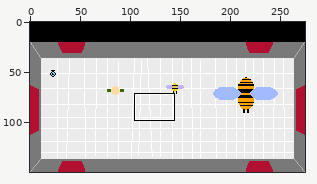
Two versions of one pixel-art file, sprites/gamescreen.ase. Above, an overview of the earlier version with the close-up marked.
Close-up. Earlier state:
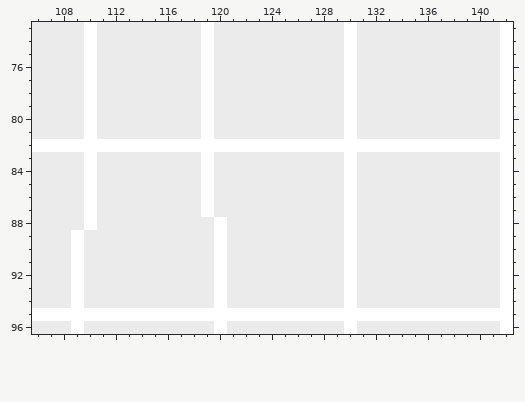
275x150 pixels, 1 frame. Shown: x 106..142, y 73..96.
Now the later version:
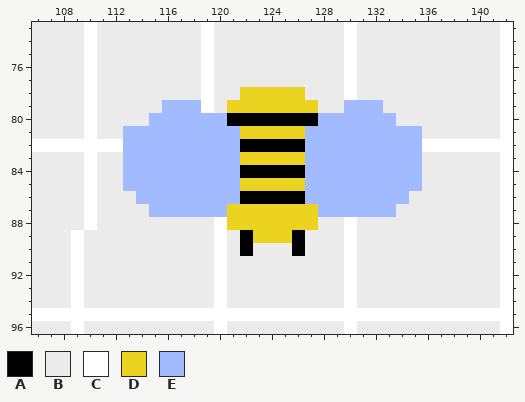
Palette (. is transparent): A #000000  B #ebebeb  C #ffffff  D #ebd320  E #a2baff
Diff:
layer "bumblebee" added
Layer "bumblebee":
y 78: x 122..126 BBBBB -> DDDDD
y 79: x 116..118 BBB -> EEE; x 121..127 BBBBBBB -> DDDDDDD; x 130..132 CBB -> EEE
y 80: x 115..133 BBBBCBBBBBBBBBBCBBB -> EEEEEEAAAAAAAEEEEEE
y 81: x 113..135 BBBBBBCBBBBBBBBBBCBBBBB -> EEEEEEEEEDDDDDEEEEEEEEE
y 82: x 113..135 CCCCCCCCCCCCCCCCCCCCCCC -> EEEEEEEEEAAAAAEEEEEEEEE
y 83: x 113..135 BBBBBBCBBBBBBBBBBCBBBBB -> EEEEEEEEEDDDDDEEEEEEEEE
y 84: x 113..135 BBBBBBCBBBBBBBBBBCBBBBB -> EEEEEEEEEAAAAAEEEEEEEEE
y 85: x 113..135 BBBBBBCBBBBBBBBBBCBBBBB -> EEEEEEEEEDDDDDEEEEEEEEE
y 86: x 114..134 BBBBBCBBBBBBBBBBCBBBB -> EEEEEEEEAAAAAEEEEEEEE
y 87: x 115..133 BBBBCBBBBBBBBBBCBBB -> EEEEEEDDDDDDDEEEEEE
y 88: x 121..127 BBBBBBB -> DDDDDDD
y 89: x 122..126 BBBBB -> ADDDA
y 90: x 122 B -> A; x 126 B -> A
Pixel boxes of the changes (left, top, right, bottom) in both close-ups:
changed: (123, 87, 422, 256)
